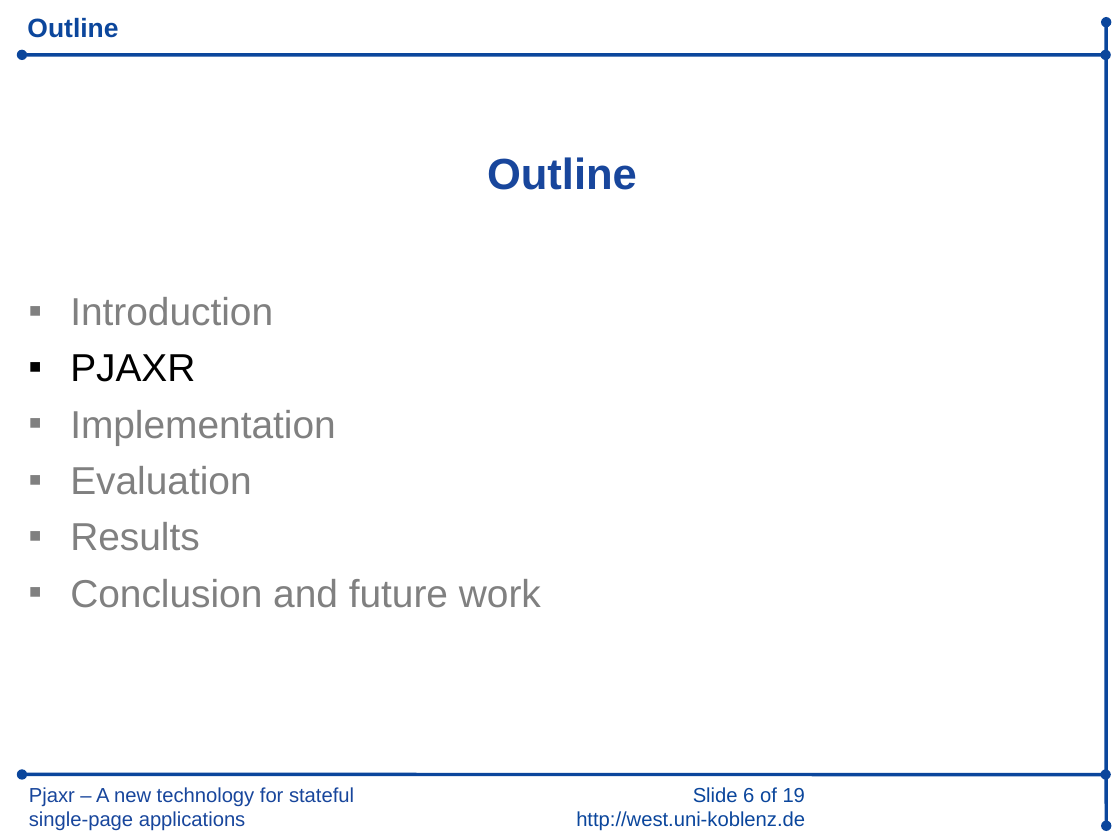
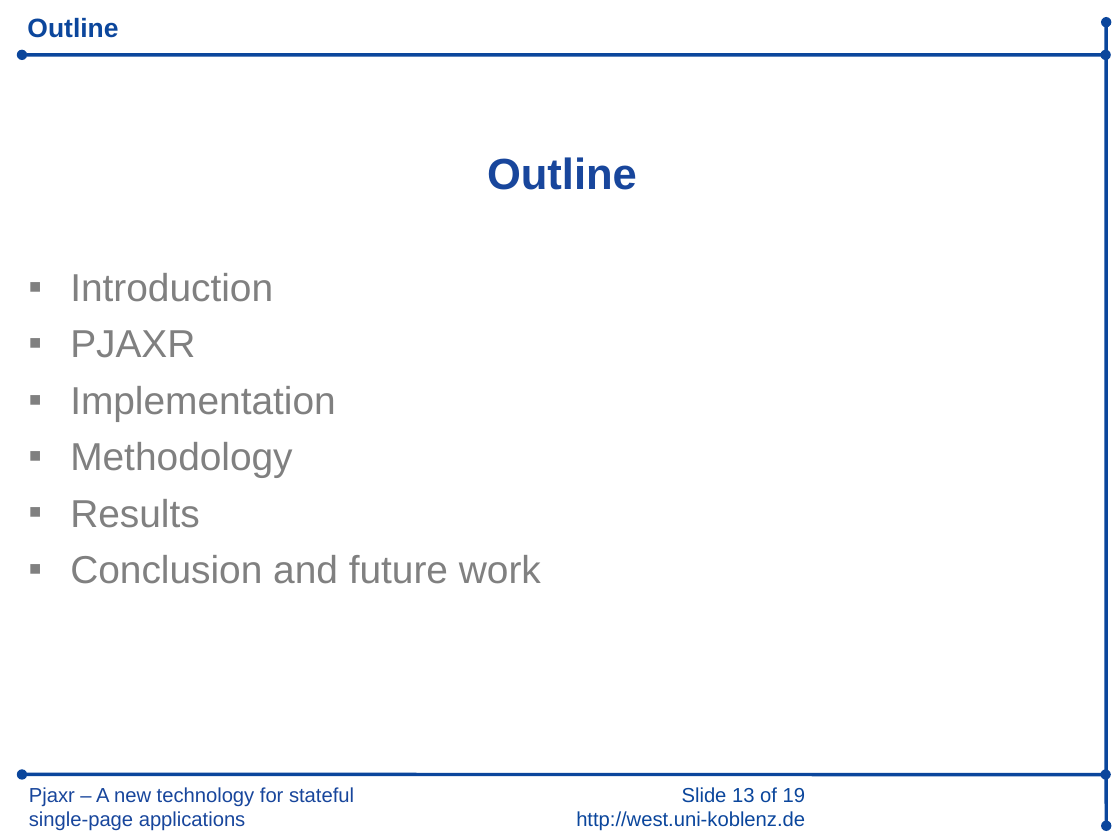
Before and after one commit to iekadou/bachelor-thesis, a slide deck: slide 13 of colloquium/colloquium.ppt (slide 6 before the commit). Drawn at 1120x840 pixels with LibreOffice and Linux fonts; fonts in the diff are those of the drawing; background and template pictures are left out. Boxes give left, top, right and bottom in pixels: in the first picture for what was removed or moved away, otherwise in the second. Text is boxed around its words. In the diff, an @@ line names an element or a change of style, - is before the commit and + after.

```diff
--- a/colloquium/colloquium.ppt
+++ b/colloquium/colloquium.ppt
@@ text "Introduction": place and size @@
-text "Introduction" at (70,297,541,608)
+text "Introduction" at (70,273,541,584)
@@ text at (70,330,195,358): text colour #000000 to #808080 in "PJAXR"; bullet colour #000000 to #808080 @@
@@ text at (70,442,292,477): text changed @@
-▪ Evaluation
+▪ Methodology
@@ text at (576,787,805,831): text changed @@
-Slide 6 of 19
-http://west.uni-koblenz.de
+Slide 13 of 19
+http://west.uni-koblenz.de
```
Also in this commit, not shown: 13 other slides changed, 3 slides added, 1 slide removed, 2 other files.
